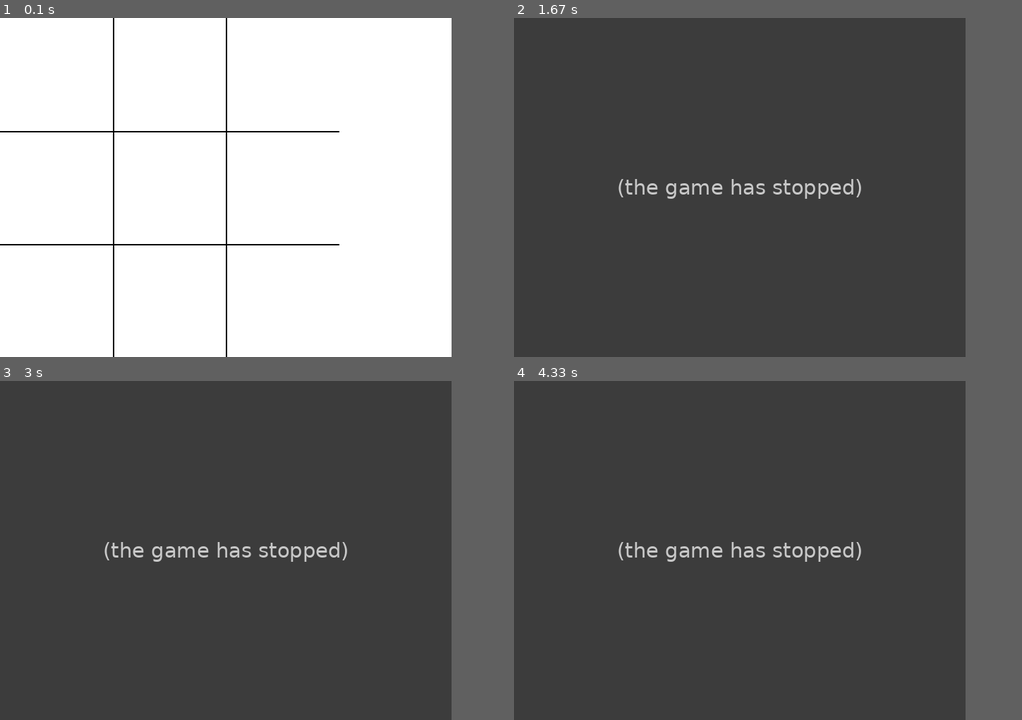
Above: before the commit, frames 1-4 (two rows, left to right).
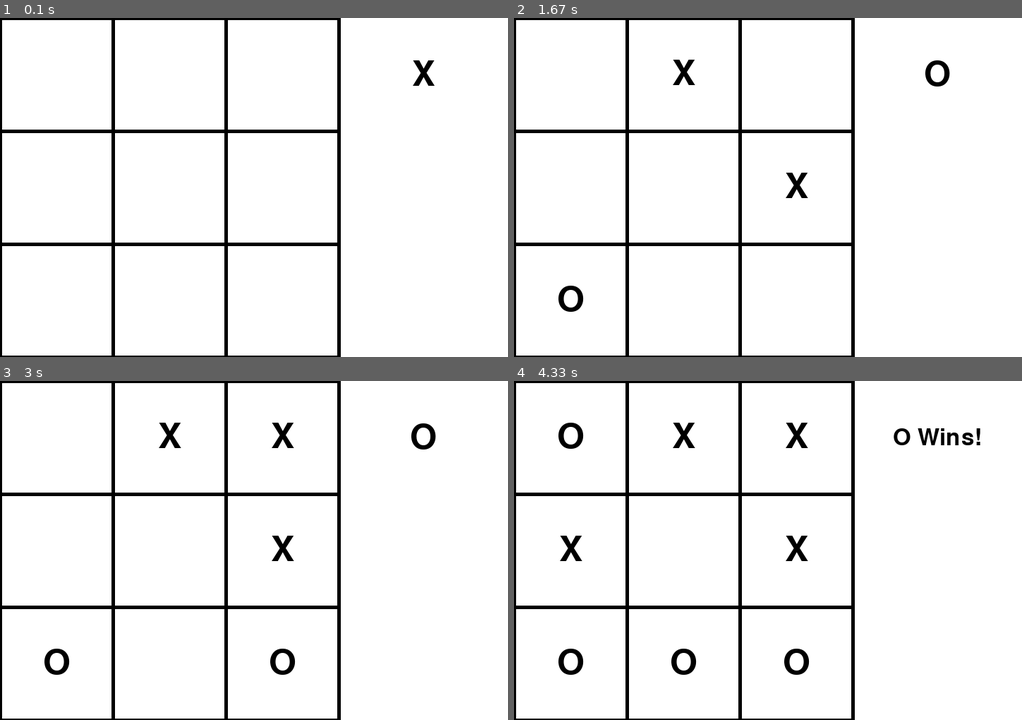
Above: after the commit, the same moments.

Repository: giansimone/tic-tac-toe-pygame
Game: pygame game, started from tic_tac_toe_pygame/__main__.py
Two runs of this game, one before a commit and one after it. Both use one fixed random seed, a clock stepped at 60 frames per second and the inputs below.
Inputs (mouse positions are in pixels of both pictures, inside the frame that each line leads up to):
- Up to frame 1 (0.1 s): no input
- Up to frame 2 (1.67 s): hold R 0.33-0.8 s; click (773, 207) at 0.88 s; click (610, 265) at 1.22 s; click (635, 62) at 1.55 s
- Up to frame 3 (3 s): click (228, 638) at 1.88 s; click (238, 492) at 2.25 s
- Up to frame 4 (4.33 s): click (574, 475) at 3.05 s; click (874, 489) at 3.38 s; click (646, 611) at 4.22 s
In our replay, the window is 640x480 before the commit and 720x480 after it. These sizes can differ from the game's own. Grey fills any space a smaller window leaves; there, only what the larger window draws over its background counts as a difference.

The runs differ from the first frame. In frame 1, 3.6% of the frame differs, in the area x 0-86%, y 0-100%; in frame 2, 89%; in frame 3, 89%; in frame 4, 89%, in the area x 0-92%, y 0-100%.
Error before the commit: AttributeError: 'GameState' object has no attribute 'reset' (event.py line 47); the game stopped at 0.33 s (later frames are placeholders)

Commit message:
Move handlers modules to main project's directory

Diff:
--- a/pyproject.toml
+++ b/pyproject.toml
@@ -1,6 +1,6 @@
 [tool.poetry]
 name = "tic-tac-toe-pygame"
-version = "0.2.0"
+version = "0.3.0"
 description = "A Python implementation of the Tic-Tac-Toe game using Pygame."
 authors = ["Giansimone Perrino <hello@giansimone.dev>"]
 license = "MIT"
--- a/tic_tac_toe_pygame/config.py
+++ b/tic_tac_toe_pygame/config.py
@@ -2,13 +2,14 @@
 Configuration settings for the Tic Tac Toe game using Pygame.
 """
 # Pygame configuration
-WINDOW_SIZE = (640, 480)
+WINDOW_SIZE = (720, 480)
 FPS = 60
 
 # Grid configuration
 GRID_SIZE = 3
 CELL_SIZE = WINDOW_SIZE[1] // GRID_SIZE
 
+LINE_WIDTH = 5
 # Color definitions
 BLACK = (0, 0, 0)
 WHITE = (255, 255, 255)
--- a/tic_tac_toe_pygame/handlers/event.py
+++ b/tic_tac_toe_pygame/event.py
@@ -44,7 +44,7 @@
             case pygame.KEYDOWN:
                 match event.key:
                     case pygame.K_r:
-                        self.game_state.reset()
+                        self.game_state.reset_game()
                     case pygame.K_ESCAPE:
                         self.game_state.running = False
                 return
--- a/tic_tac_toe_pygame/game.py
+++ b/tic_tac_toe_pygame/game.py
@@ -5,9 +5,9 @@
 
 import pygame
 
-from tic_tac_toe_pygame.config import WINDOW_SIZE, GRID_SIZE, CELL_SIZE, BLACK, WHITE, FPS
-from tic_tac_toe_pygame.handlers.state import GameState
-from tic_tac_toe_pygame.handlers.event import EventHandler
+from tic_tac_toe_pygame.config import WINDOW_SIZE, GRID_SIZE, CELL_SIZE, LINE_WIDTH, BLACK, WHITE, FPS
+from tic_tac_toe_pygame.state import GameState
+from tic_tac_toe_pygame.event import EventHandler
 
 
 class TicTacToe:
@@ -33,10 +33,10 @@
 
     def draw_grid(self):
         """Draw the Tic-Tac-Toe grid."""
-        for i in range(1, GRID_SIZE):
+        for i in range(0, GRID_SIZE + 1):
             pos = i * CELL_SIZE
-            pygame.draw.line(self.screen, BLACK, (pos, 0), (pos, WINDOW_SIZE[1]), 2)
-            pygame.draw.line(self.screen, BLACK, (0, pos), (WINDOW_SIZE[1], pos), 2)
+            pygame.draw.line(self.screen, BLACK, (pos, 0), (pos, WINDOW_SIZE[1]), LINE_WIDTH)
+            pygame.draw.line(self.screen, BLACK, (0, pos), (WINDOW_SIZE[1], pos), LINE_WIDTH)
 
     def draw_markers(self):
         """Draw the markers (X and O) on the board."""
@@ -52,6 +52,15 @@
                     text_rect = text.get_rect(center=(x, y))
                     self.screen.blit(text, text_rect)
 
+    def draw_game_status(self):
+        """Draw the current game status."""
+        font = pygame.font.Font(None, 72)
+        text = font.render(f'{self.game_state.current_player}', True, BLACK)
+        x = WINDOW_SIZE[1] + (WINDOW_SIZE[0] - WINDOW_SIZE[1]) // 2
+        y = WINDOW_SIZE[1] // 6
+        text_rect = text.get_rect(center=(x, y))
+        self.screen.blit(text, text_rect)
+
     def draw_board(self):
         """Draw the Tic-Tac-Toe board."""
         self.draw_grid()
@@ -59,12 +68,14 @@
 
     def draw_game_over(self):
         """Draw the game over message."""
-        font = pygame.font.Font(None, 74)
+        font = pygame.font.Font(None, 48)
         if self.game_state.winner == 'Draw':
             text = font.render('Draw!', True, BLACK)
         else:
             text = font.render(f'{self.game_state.winner} Wins!', True, BLACK)
-        text_rect = text.get_rect(center=(WINDOW_SIZE[1] + (WINDOW_SIZE[0] - WINDOW_SIZE[1]) // 2, WINDOW_SIZE[1] // 2))
+        x = WINDOW_SIZE[1] + (WINDOW_SIZE[0] - WINDOW_SIZE[1]) // 2
+        y = WINDOW_SIZE[1] // 6
+        text_rect = text.get_rect(center=(x, y))
         self.screen.blit(text, text_rect)
 
     def render(self):
@@ -73,6 +84,8 @@
         self.draw_board()
         if self.game_state.game_over:
             self.draw_game_over()
+        else:
+            self.draw_game_status()
         pygame.display.flip()
 
     def run(self):
Empty file removed: tic_tac_toe_pygame/handlers/__init__.py
Renamed: tic_tac_toe_pygame/handlers/state.py -> tic_tac_toe_pygame/state.py
